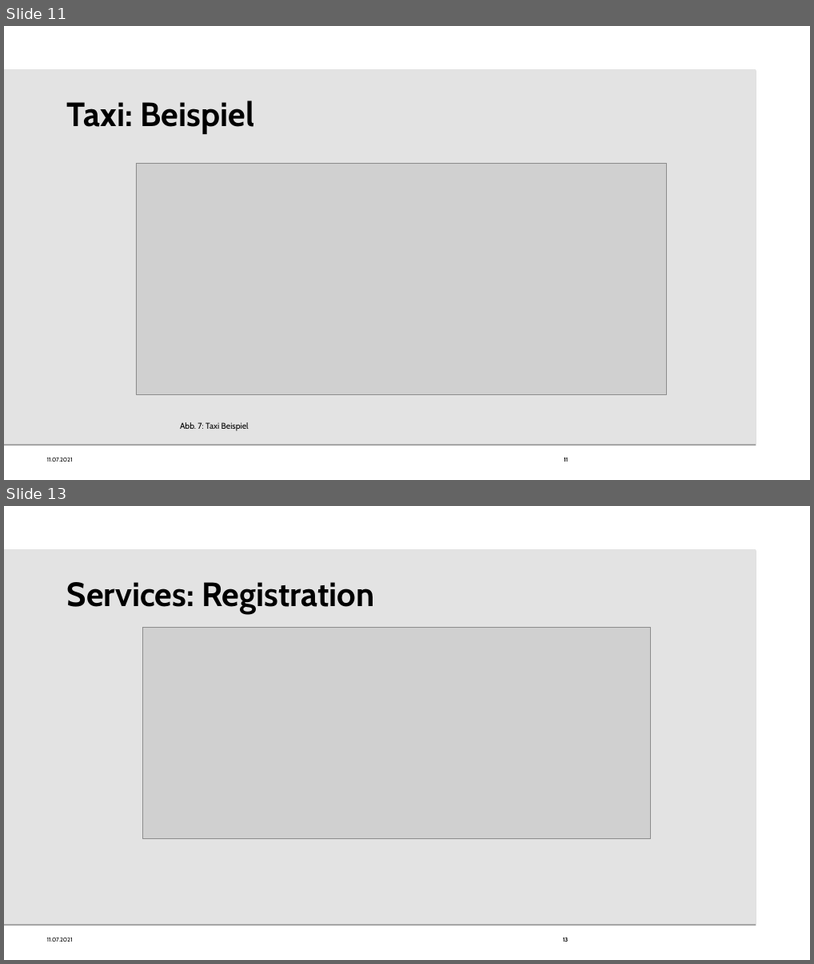
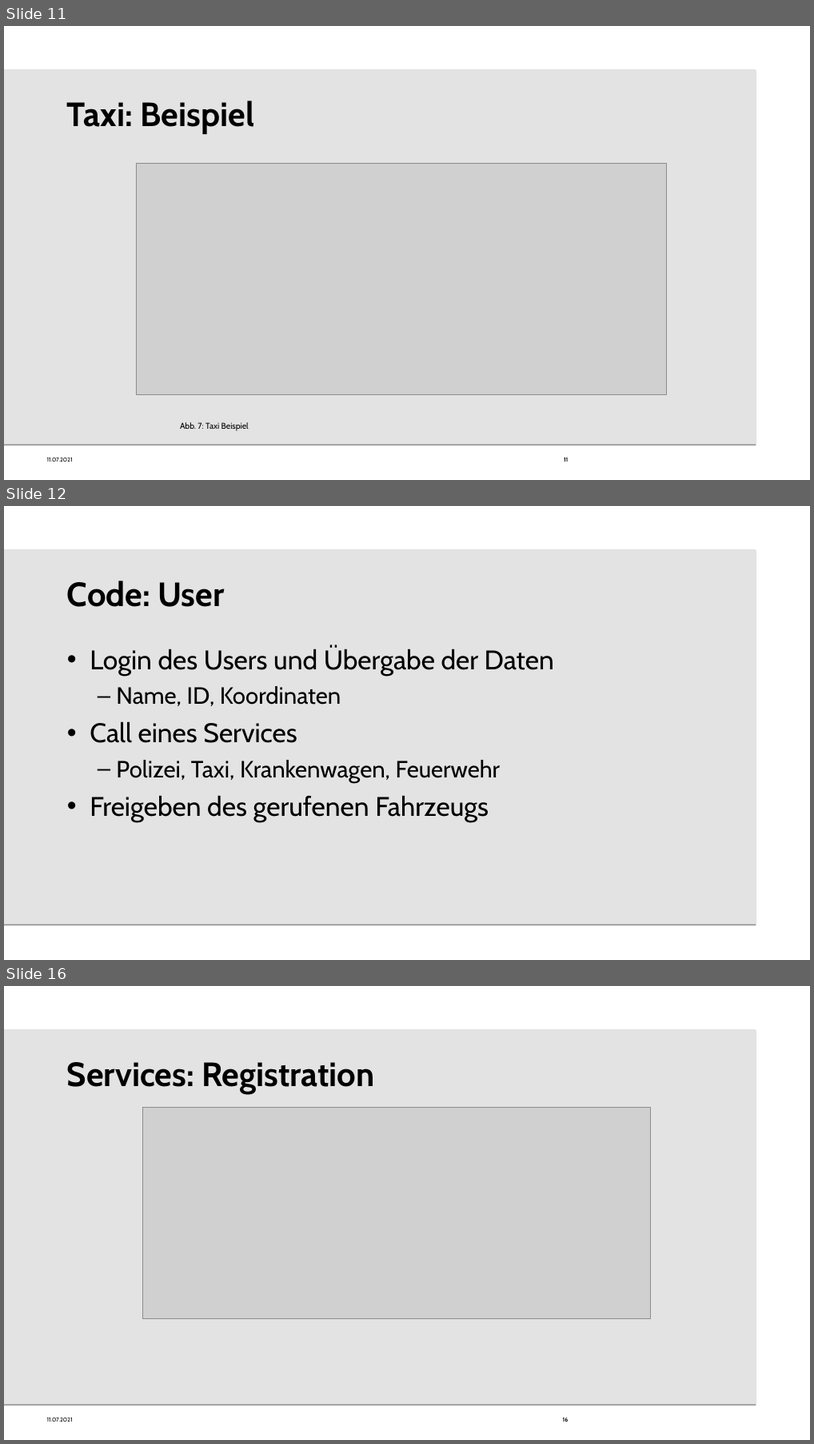
Before and after one commit to elehshl/mqtt_exercise_2021, a slide deck: presentation/MQTT_Exercise.odp. Shown one above the other, each under a label of ours: slides 11 and 13 before the commit, slides 11, 12 and 16 after it; the slides between them are not shown. The pictures are 814x964 and 814x1444 pixels, drawn with LibreOffice and Linux fonts; fonts in the diff are those of the drawing; grey boxes stand for pictures; background and template pictures are left out. Boxes give left, top, right and bottom in pixels: in the first picture for what was removed or moved away, otherwise in the second. Text is boxed around its words. In the diff, an @@ line names an element or a change of style, - is before the commit and + after.

```diff
--- a/presentation/MQTT_Exercise.odp
+++ b/presentation/MQTT_Exercise.odp
@@ slide 12 added at box(4, 506, 810, 960), background #FFFFFF; not listed: 1 template element that a slide beside it also shows @@
@@ title added at box(67, 580, 224, 607), 40 pt, text #000000, bold @@
+Code: User
@@ text added at box(90, 647, 554, 822), 32 pt, text #000000 @@
+• Login des Users und Übergabe der Daten
+  – Name, ID, Koordinaten
+• Call eines Services
+  – Polizei, Taxi, Krankenwagen, Feuerwehr
+• Freigeben des gerufenen Fahrzeugs
@@ what was slide 13 is now slide 16 @@
@@ page number at box(563, 1417, 569, 1421): text changed @@
-13
+16
```
Also in this commit, not shown: 5 other slides added, 1 slide removed.
